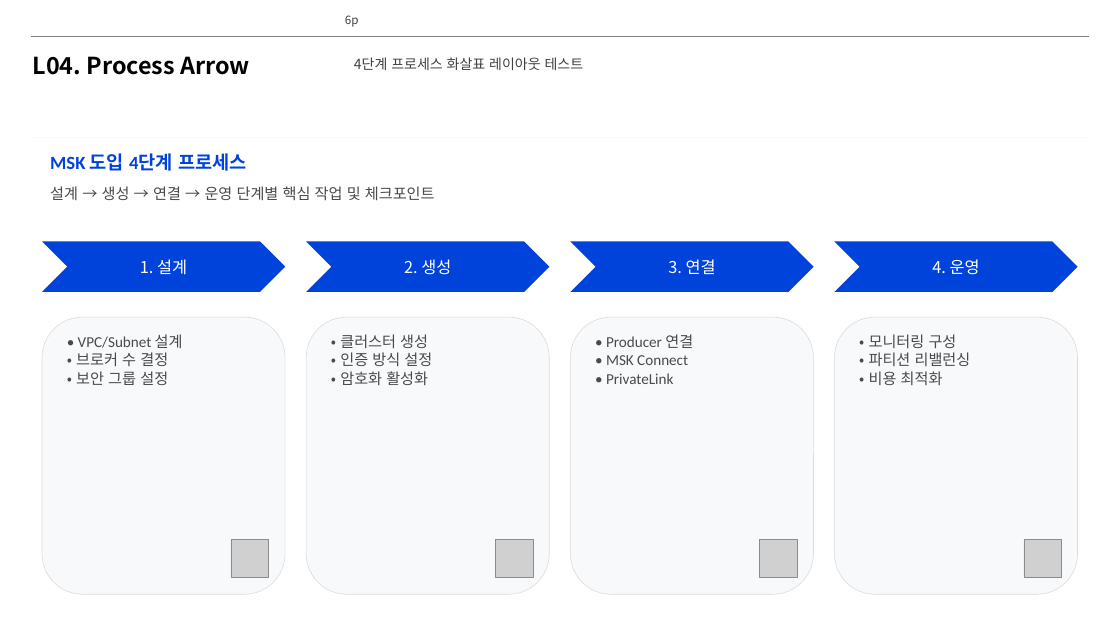
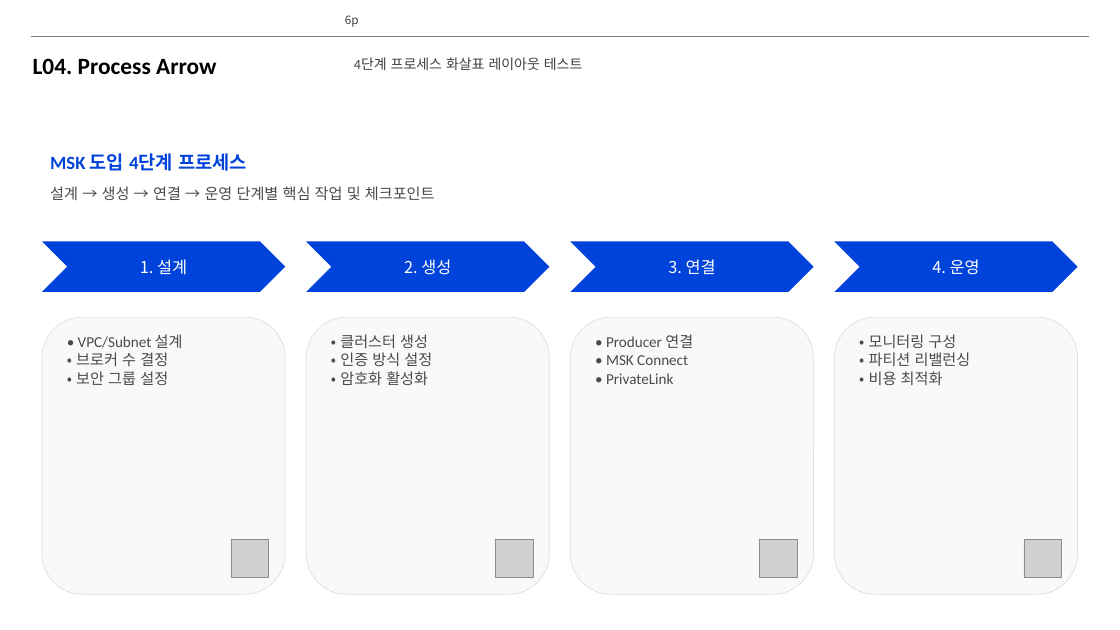
Before and after one commit to lhs6395-hslee/project-steer, a slide deck: slide 6 of results/pptx/AWS_MSK_Expert_Intro.pptx. Drawn at 1120x630 pixels with LibreOffice and Linux fonts; fonts in the diff are those of the drawing; grey boxes stand for pictures; background and template pictures are left out. Boxes give left, top, right and bottom in pixels: in the first picture for what was removed or moved away, otherwise in the second. Text is boxed around its words. In the diff, an @@ line names an element or a change of style, - is before the commit and + after.

```diff
--- a/results/pptx/AWS_MSK_Expert_Intro.pptx
+++ b/results/pptx/AWS_MSK_Expert_Intro.pptx
@@ text "L04. Process Arrow" at <box>33,58,216,74</box>: font Noto Sans CJK KR to Calibri @@
@@ text "4단계 프로세스 화살표 레이아웃 테스트" at <box>354,57,583,70</box>: font Noto Sans CJK KR to Calibri @@
```
Also in this commit, not shown: 9 other slides changed, 4 other files.
